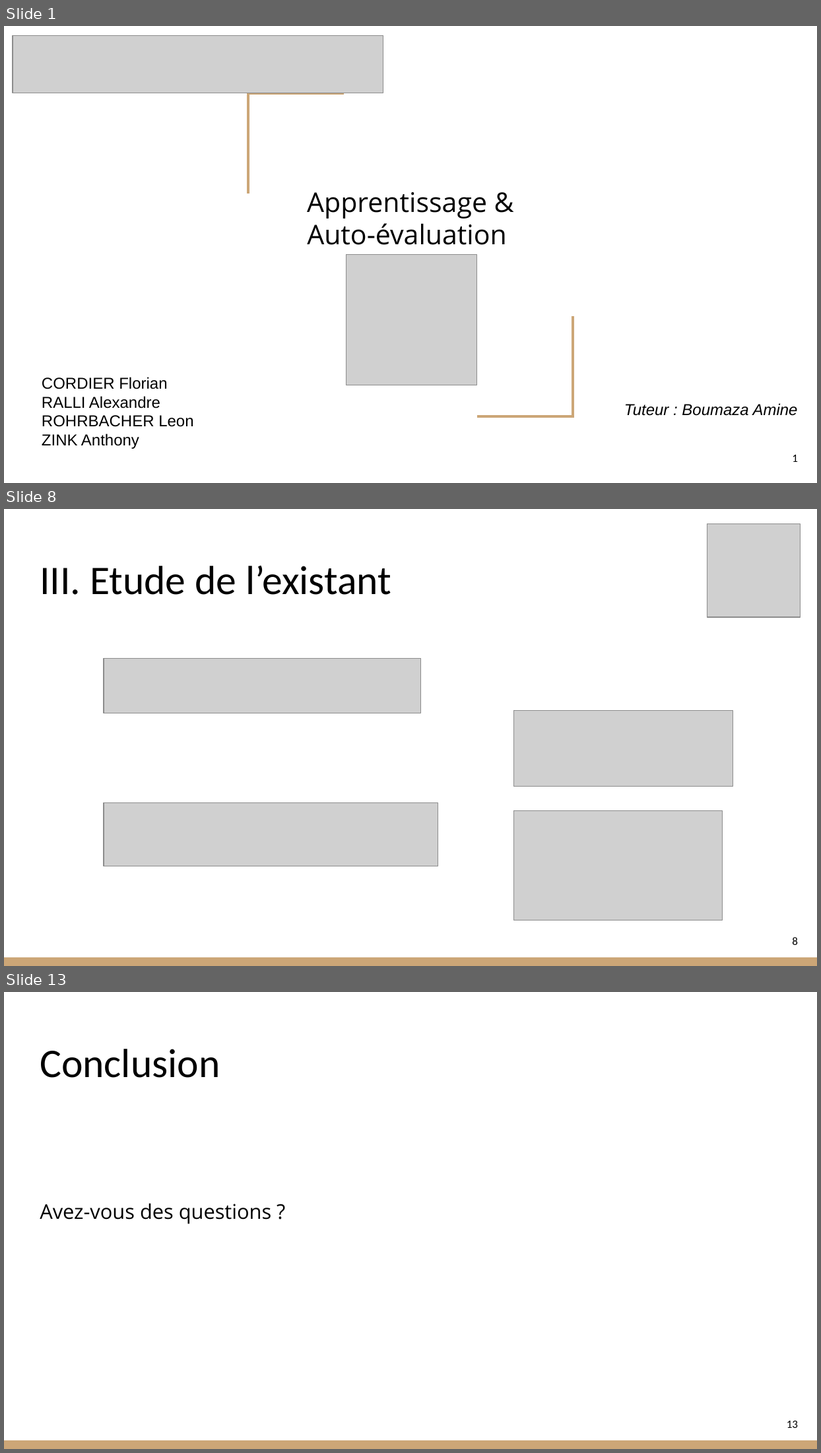
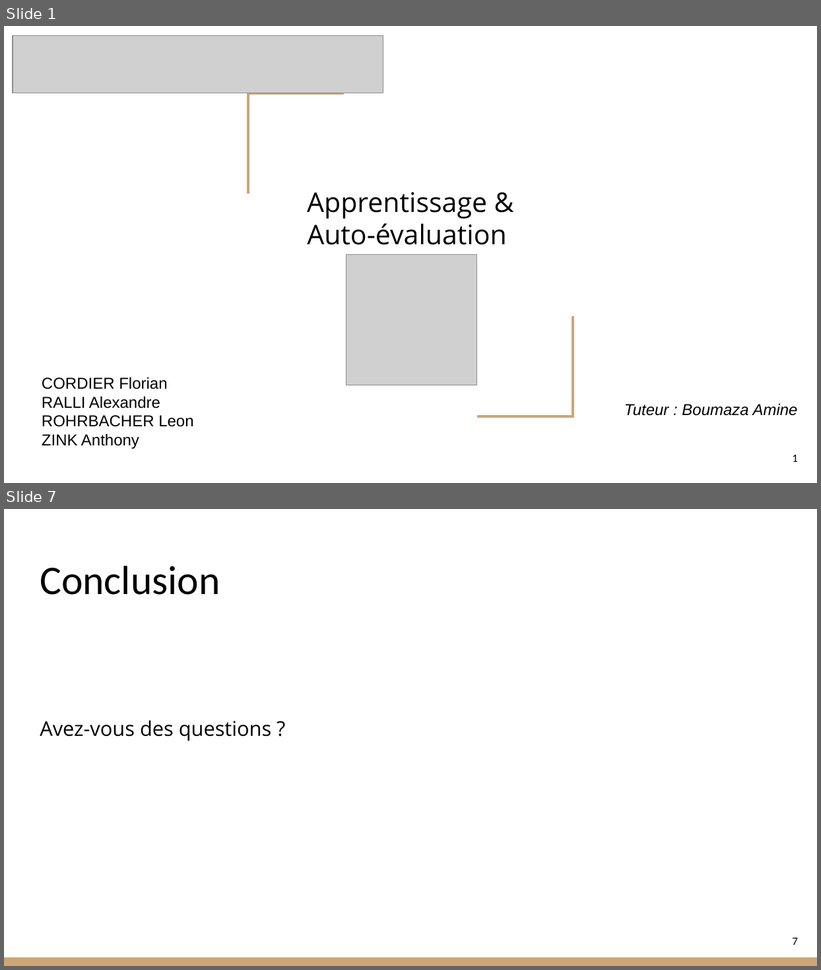
Before and after one commit to RohrbacherLeon/coditor, a slide deck: doc/Presentation_conception.pptx. Shown one above the other, each under a label of ours: slides 1, 8 and 13 before the commit, slides 1 and 7 after it; the slides between them are not shown. The pictures are 821x1453 and 821x970 pixels, drawn with LibreOffice and Linux fonts; fonts in the diff are those of the drawing; grey boxes stand for pictures. Boxes give left, top, right and bottom in pixels: in the first picture for what was removed or moved away, otherwise in the second. Text is boxed around its words. In the diff, an @@ line names an element or a change of style, - is before the commit and + after.

```diff
--- a/doc/Presentation_conception.pptx
+++ b/doc/Presentation_conception.pptx
@@ slide 8 removed at (4,509,817,966), background #FFFFFF; not listed: 1 template element that a slide beside it also shows @@
@@ picture removed at (708,524,801,617) @@
@@ title removed at (40,566,391,595) @@
-III. Etude de l’existant
@@ picture removed at (104,659,421,713) @@
@@ picture removed at (514,711,733,786) @@
@@ picture removed at (104,803,438,867) @@
@@ picture removed at (514,811,723,920) @@
@@ page number removed at (792,937,798,945) @@
-8
@@ what was slide 13 is now slide 7 @@
@@ page number at (792,938,798,945): text changed @@
-13
+7
```
Also in this commit, not shown: 2 slides changed, 3 slides added, 8 other slides removed, 10 other files.
